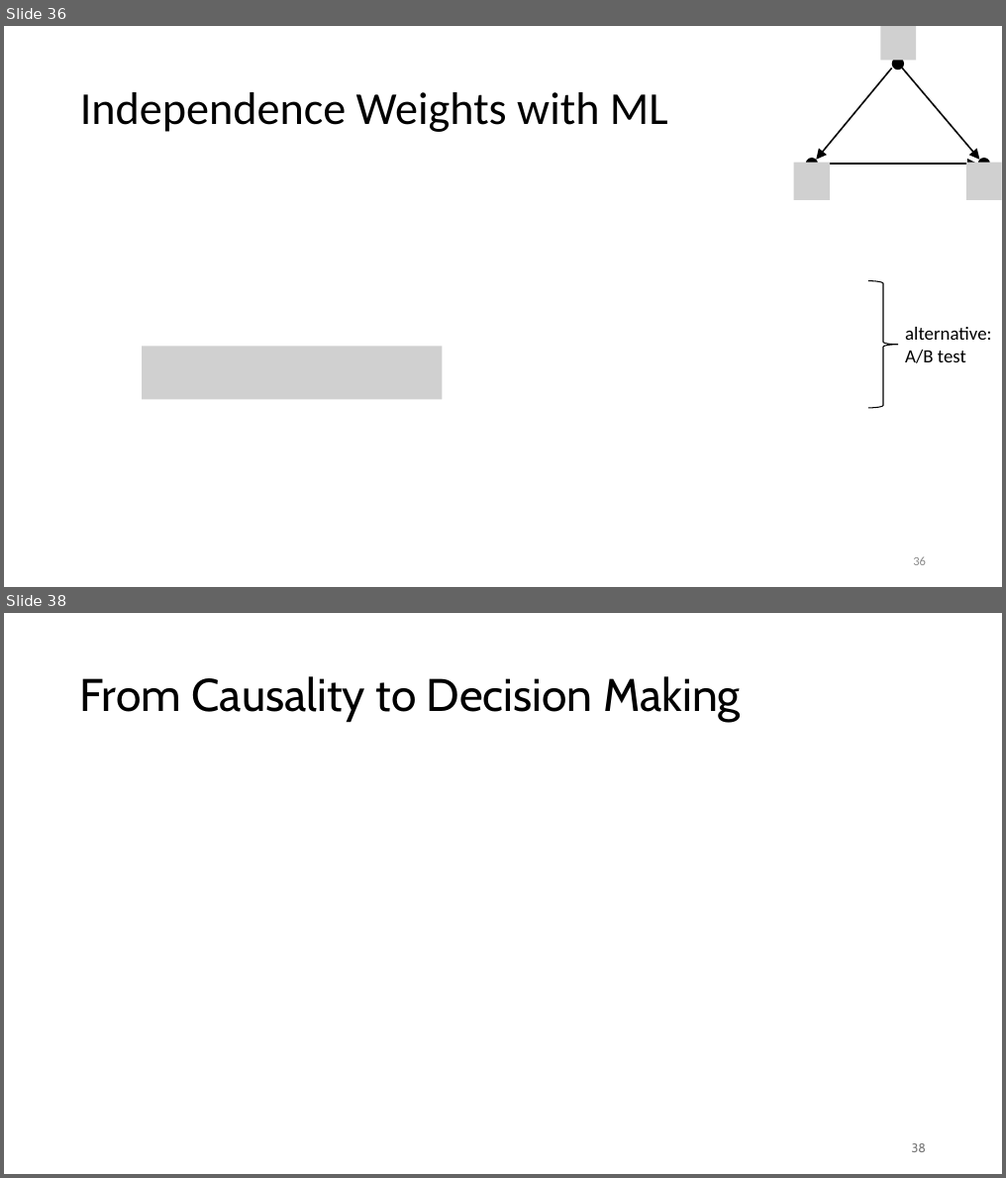
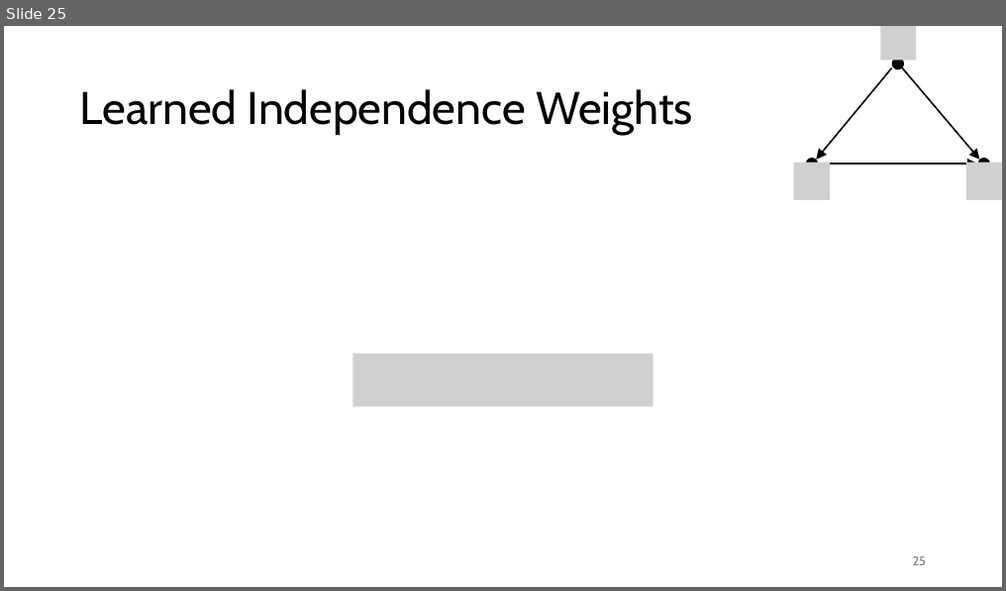
Before and after one commit to FelixWick/data_science, a slide deck: slides/10_causality.pptx. Shown one above the other, each under a label of ours: slides 36 and 38 before the commit, slide 25 after it; the slides between them are not shown. The pictures are 1006x1178 and 1006x591 pixels, drawn with LibreOffice and Linux fonts; fonts in the diff are those of the drawing; grey boxes stand for pictures. Boxes give left, top, right and bottom in pixels: in the first picture for what was removed or moved away, otherwise in the second. Text is boxed around its words. In the diff, an @@ line names an element or a change of style, - is before the commit and + after.

Commit message:
cleaned up causality

```diff
--- a/slides/10_causality.pptx
+++ b/slides/10_causality.pptx
@@ slide 38 removed at bbox=[4, 613, 1002, 1174], background #FFFFFF @@
@@ title removed at bbox=[80, 676, 741, 722] @@
-From Causality to Decision Making
@@ page number removed at bbox=[912, 1144, 927, 1153] @@
-38
@@ what was slide 36 is now slide 25 @@
@@ slide 25 changed as well @@
@@ title at bbox=[80, 89, 693, 135]: text changed; font Calibri to Cabin @@
-Independence Weights with ML
+Learned Independence Weights
@@ right brace removed at bbox=[868, 281, 899, 408] @@
@@ picture removed at bbox=[142, 347, 442, 399] @@
@@ text removed at bbox=[905, 327, 992, 364] @@
-alternative:
-A/B test
@@ picture added at bbox=[352, 354, 653, 407] @@
@@ page number at bbox=[913, 557, 926, 566]: text changed; font Calibri to Cabin; text colour #8C8C8C to #797979 @@
-36
+25
```
Also in this commit, not shown: 22 other slides changed, 13 other slides removed, 1 other file.
